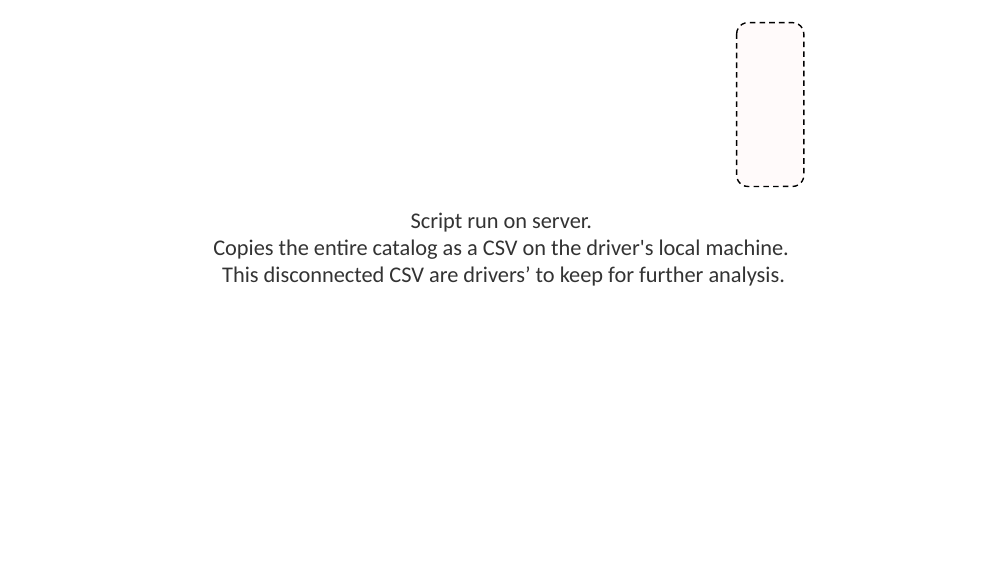
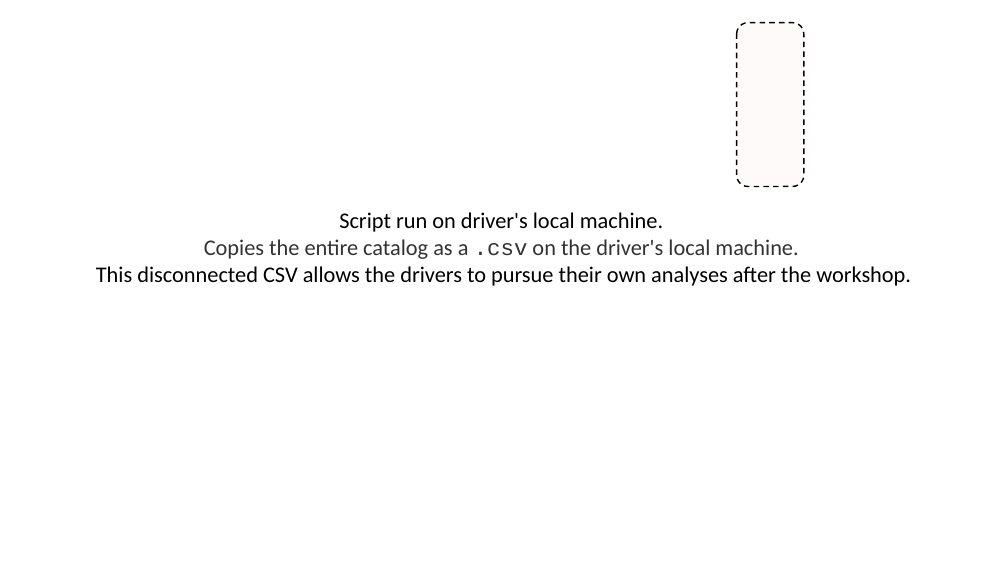
Before and after one commit to IALSA/IALSA-2015-Portland, a slide deck: slide 26 of pubs/2016-talks/2016-06-09-cpa/ppt/koval-etal-2016-06-10-cpa.pptx (slide 25 before the commit). Drawn at 1008x567 pixels with LibreOffice and Linux fonts; fonts in the diff are those of the drawing; background and template pictures are left out. Boxes give left, top, right and bottom in pixels: in the first picture for what was removed or moved away, otherwise in the second. Text is boxed around its words. In the diff, an @@ line names an element or a change of style, - is before the commit and + after.

```diff
--- a/pubs/2016-talks/2016-06-09-cpa/ppt/koval-etal-2016-06-10-cpa.pptx
+++ b/pubs/2016-talks/2016-06-09-cpa/ppt/koval-etal-2016-06-10-cpa.pptx
@@ text at bbox=[96, 212, 911, 286]: text changed; text colour #333333 to #000000 @@
-Script run on server.
-Copies the entire catalog as a CSV on the driver's local machine.
-This disconnected CSV are drivers’ to keep for further analysis.
+Script run on driver's local machine.
+Copies the entire catalog as a .csv on the driver's local machine.
+This disconnected CSV allows the drivers to pursue their own analyses after the workshop.
```
Also in this commit, not shown: 21 other slides changed, 2 slides added, 1 slide removed, 1 other file.
